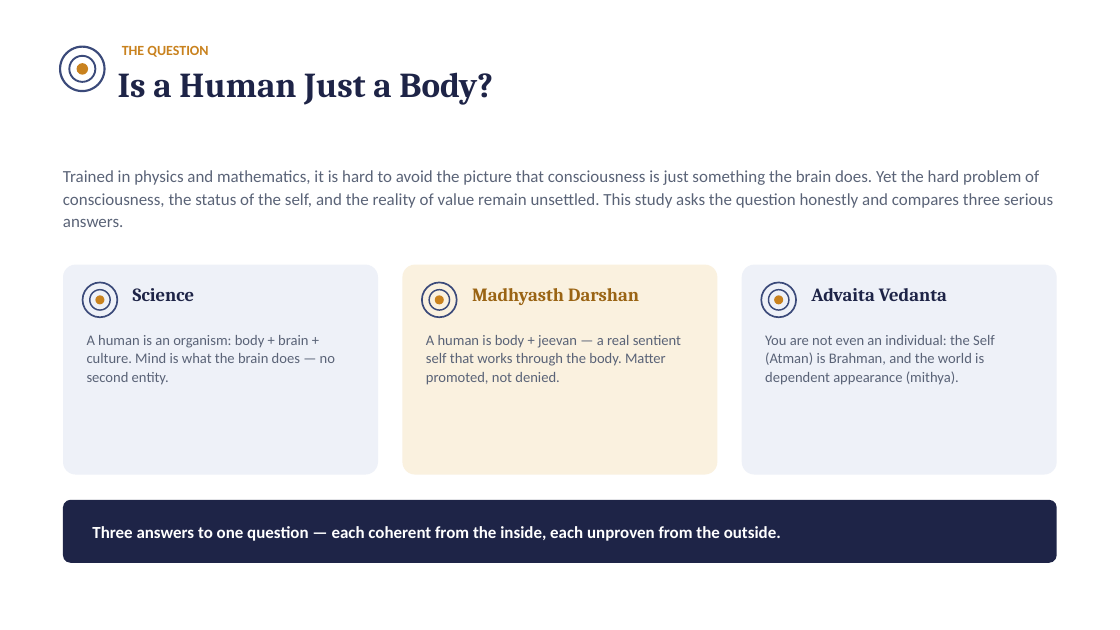
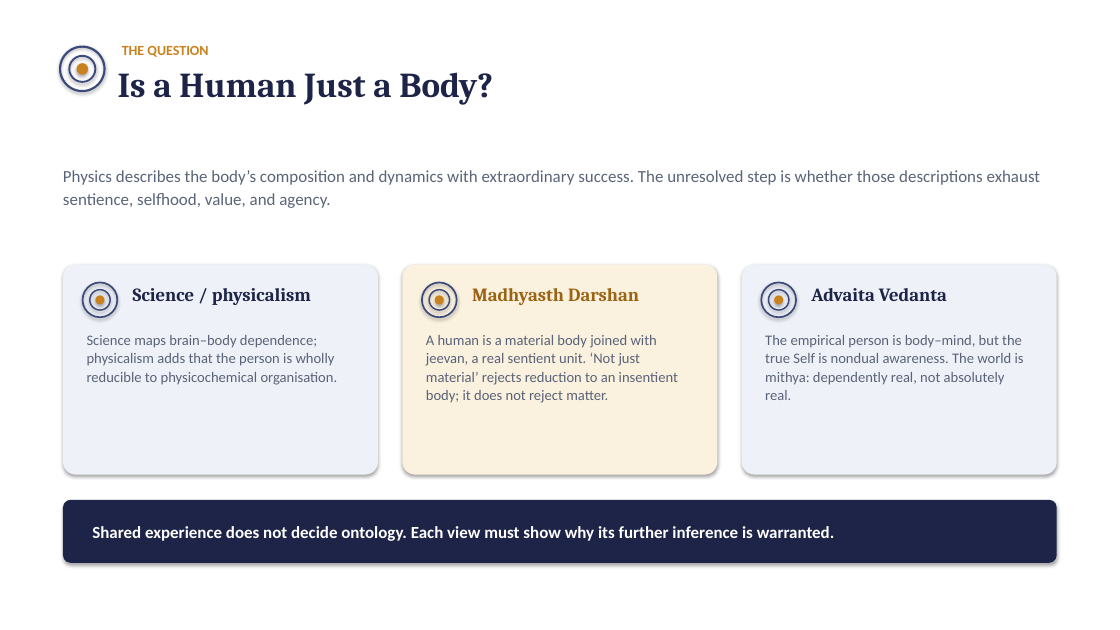
Before and after one commit to raghavamohan/AnalyticMadhyasthDarshan, a slide deck: slide 2 of Studies/Why-Humans-Are-Not-Just-Material/Why-Humans-Are-Not-Just-Material.pptx. Drawn at 1120x630 pixels with LibreOffice and Linux fonts; fonts in the diff are those of the drawing. Boxes give left, top, right and bottom in pixels: in the first picture for what was removed or moved away, otherwise in the second. Text is boxed around its words. In the diff, an @@ line names an element or a change of style, - is before the commit and + after.

Commit message:
Refine human ontology study and presentation

```diff
--- a/Studies/Why-Humans-Are-Not-Just-Material/Why-Humans-Are-Not-Just-Material.pptx
+++ b/Studies/Why-Humans-Are-Not-Just-Material/Why-Humans-Are-Not-Just-Material.pptx
@@ rectangle added at (0,0,1120,630), fill #FFFFFF @@
@@ text at (63,170,1040,208): text changed @@
-Trained in physics and mathematics, it is hard to avoid the picture that consciousness is just something the brain does. Yet the hard problem of consciousness, the status of the self, and the reality of value remain unsettled. This study asks the question honestly and compares three serious answers.
+Physics describes the body’s composition and dynamics with extraordinary success. The unresolved step is whether those descriptions exhaust sentience, selfhood, value, and agency.
@@ text at (133,288,311,305): text changed @@
-Science
+Science / physicalism
@@ text at (87,335,338,385): text changed @@
-A human is an organism: body + brain + culture. Mind is what the brain does — no second entity.
+Science maps brain–body dependence; physicalism adds that the person is wholly reducible to physicochemical organisation.
@@ text at (426,335,678,403): text changed @@
-A human is body + jeevan — a real sentient self that works through the body. Matter promoted, not denied.
+A human is a material body joined with jeevan, a real sentient unit. ‘Not just material’ rejects reduction to an insentient body; it does not reject matter.
@@ text at (765,335,1024,400): text changed @@
-You are not even an individual: the Self (Atman) is Brahman, and the world is dependent appearance (mithya).
+The empirical person is body–mind, but the true Self is nondual awareness. The world is mithya: dependently real, not absolutely real.
@@ shadow on in 16 elements at (60,47,105,92), (69,55,95,82), (76,63,88,75), (63,265,378,475), (82,282,117,317), (90,290,110,310), (96,296,105,305), (402,265,718,475), (422,282,456,317), (429,290,450,310), (435,296,444,305), (742,265,1057,475), (761,282,796,317), (769,290,789,310), (775,296,784,305), (63,500,1057,563) @@
@@ text at (92,526,835,541): text changed @@
-Three answers to one question — each coherent from the inside, each unproven from the outside.
+Shared experience does not decide ontology. Each view must show why its further inference is warranted.
```
Also in this commit, not shown: 19 other slides changed, 5 other files.
